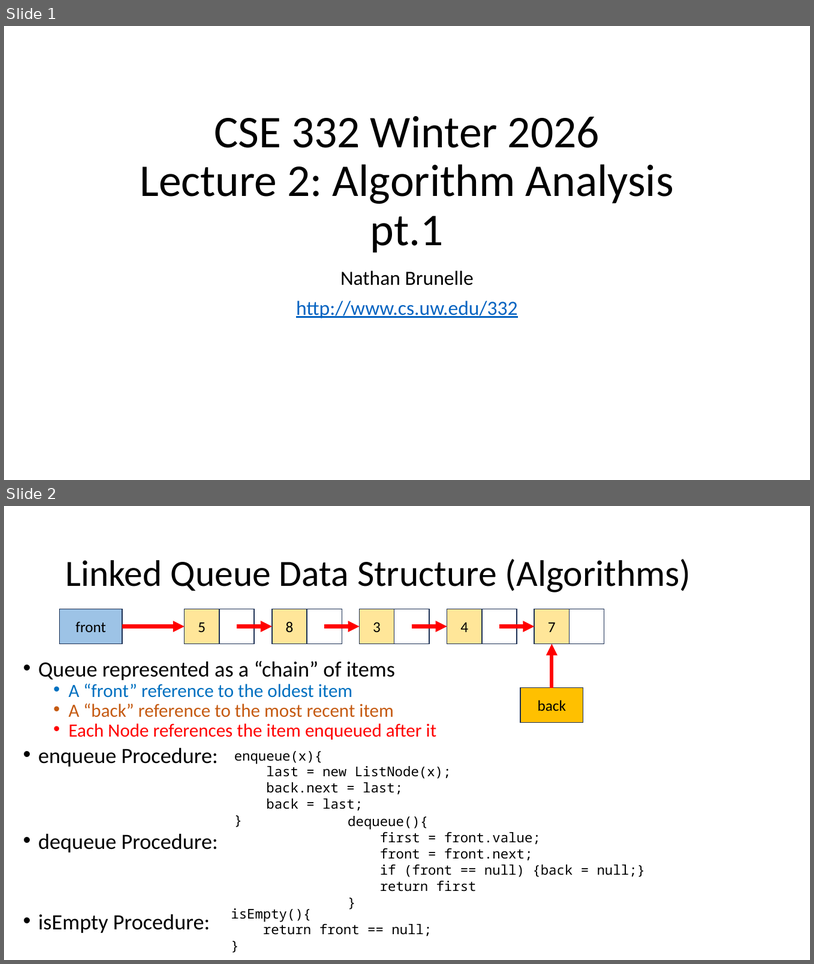
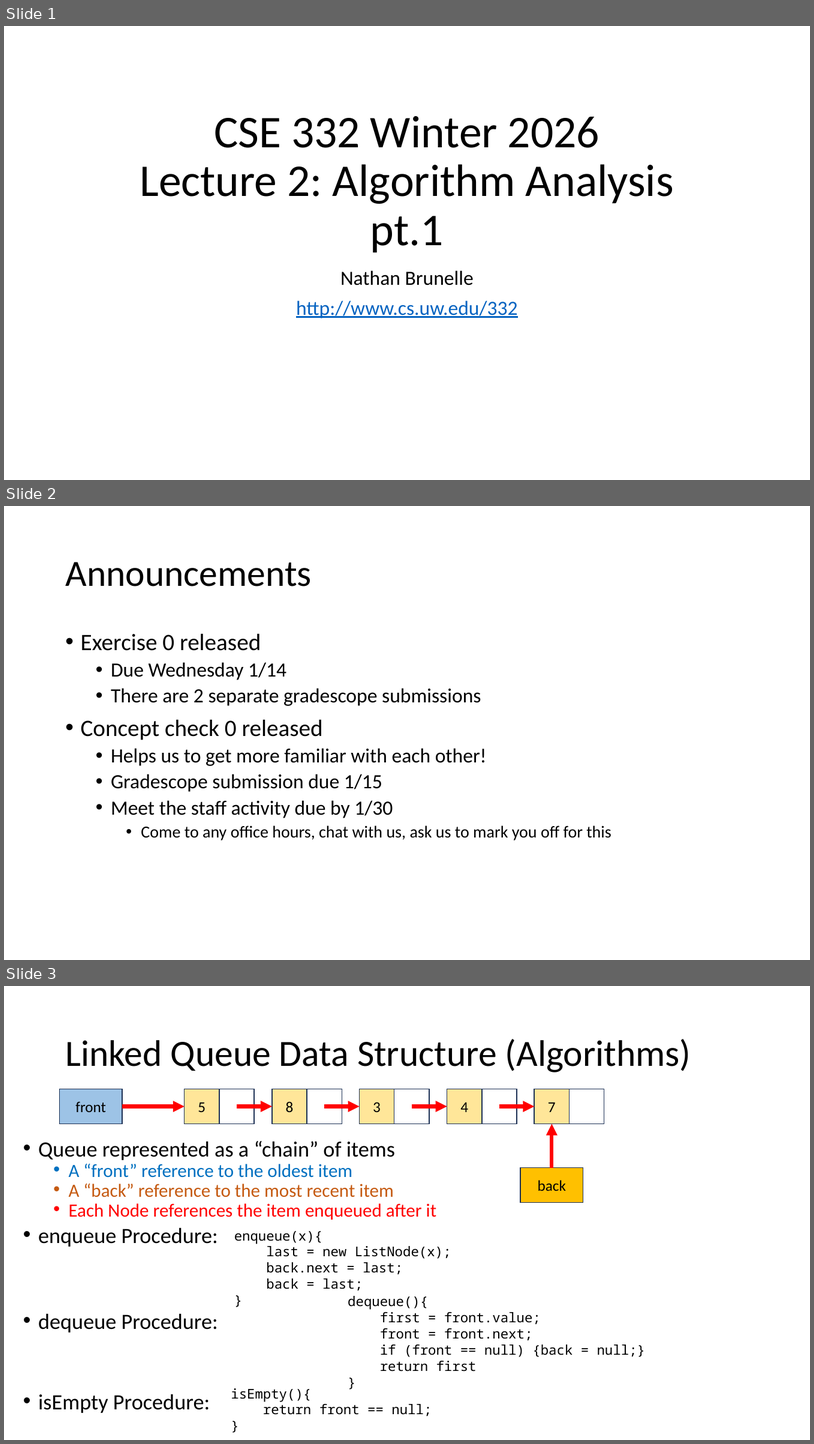
Before and after one commit to natebrunelle/cse332, a slide deck: markdown/files/slides/lecture2_analysis1.pptx. Shown one above the other, each under a label of ours: slides 1 and 2 before the commit, slides 1, 2 and 3 after it. The pictures are 814x964 and 814x1444 pixels, drawn with LibreOffice and Linux fonts; fonts in the diff are those of the drawing. Boxes give left, top, right and bottom in pixels: in the first picture for what was removed or moved away, otherwise in the second. Text is boxed around its words. In the diff, an @@ line names an element or a change of style, - is before the commit and + after.

```diff
--- a/markdown/files/slides/lecture2_analysis1.pptx
+++ b/markdown/files/slides/lecture2_analysis1.pptx
@@ slide 2 added at (x1=4, y1=506, x2=810, y2=960), background #FFFFFF @@
@@ title added at (x1=65, y1=562, x2=311, y2=586), 44 pt, text #000000 @@
+Announcements
@@ text added at (x1=81, y1=633, x2=611, y2=840), 24 pt, text #000000 @@
+• Exercise 0 released
+  • Due Wednesday 1/14
+  • There are 2 separate gradescope submissions
+• Concept check 0 released
+  • Helps us to get more familiar with each other!
+  • Gradescope submission due 1/15
+  • Meet the staff activity due by 1/30
+    • Come to any office hours, chat with us, ask us to mark you off for this
@@ what was slide 2 is now slide 3 @@
```
Also in this commit, not shown: 13 slides changed, 6 other slides added, 3 slides removed, 2 other files.
